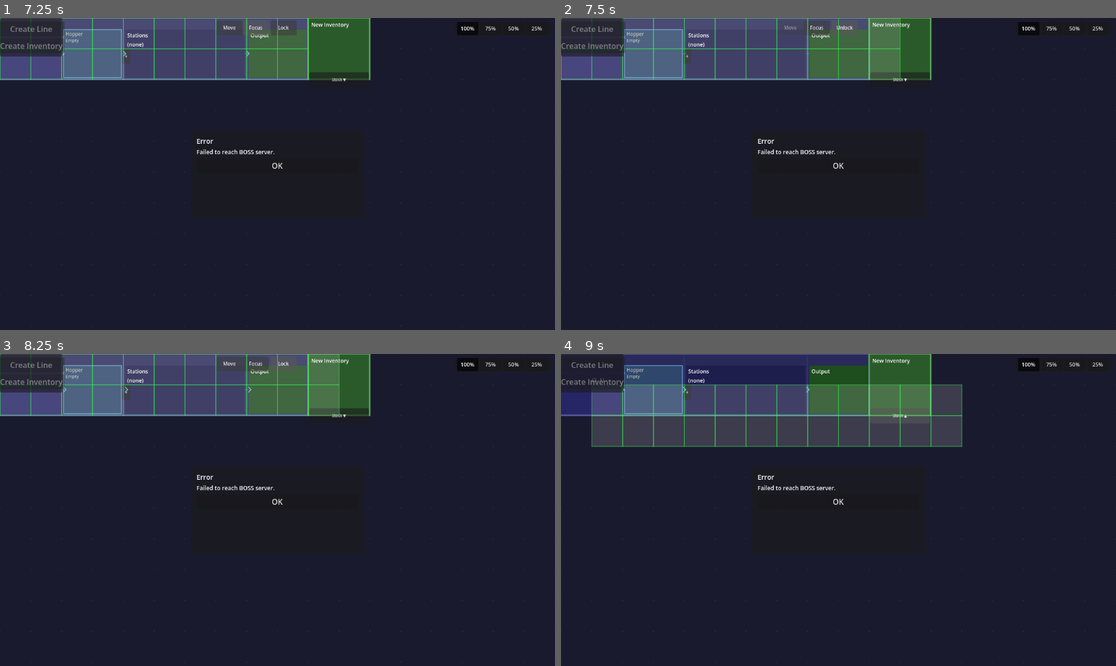
Above: before the commit, frames 1-4 (two rows, left to right).
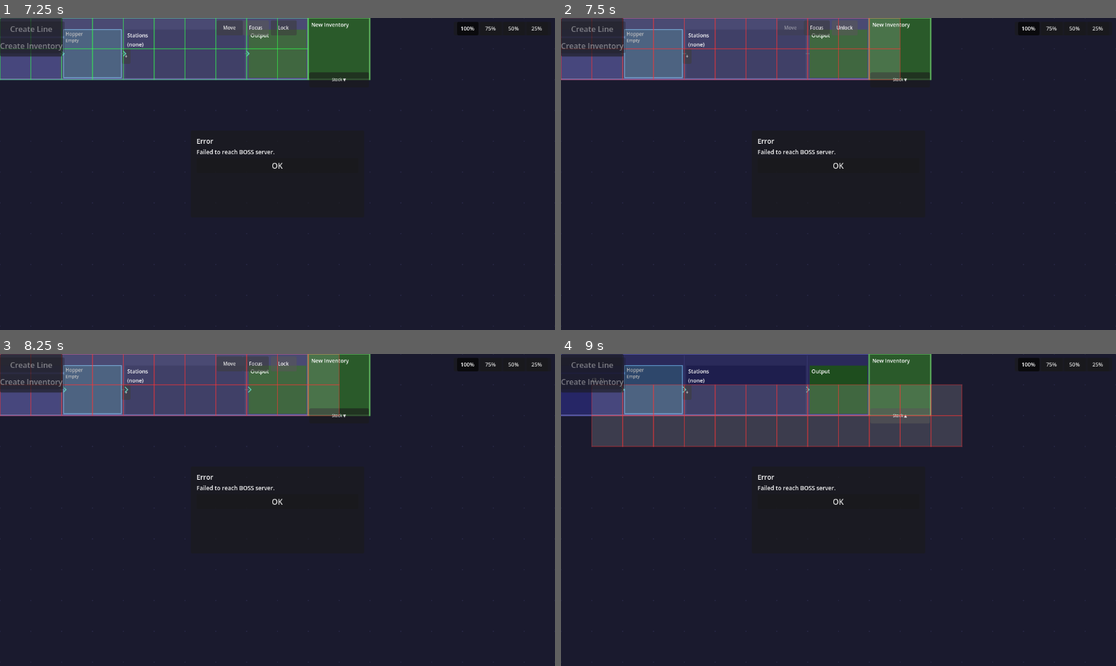
Above: after the commit, the same moments.

Repository: PeqNP/io.bithead.lean
Game: Godot game, scene res://scenes/FactoryFloor/FactoryFloor.tscn
Same seed, same stepped clock (60 frames per second), same inputs: the game is played once before the commit and once after it.
Inputs:
- Up to frame 1 (7.25 s): click "OK" at 0.5 s; click "Create Line" at 1.25 s; click "+" at 2 s; click "OK" at 2.75 s; click "Create Inventory" at 3.5 s; click "+" at 4.25 s; click "Move" at 5 s; click "Focus" at 5.75 s; click "Unfocus" at 6.5 s
- Up to frame 2 (7.5 s): click "Lock" at 7.25 s
- Up to frame 3 (8.25 s): click "Unlock" at 8 s
- Up to frame 4 (9 s): click "Stock ▼" at 8.75 s

Frame 1 is identical in both runs. In frame 2, 1.0% of the frame differs, in the area x 0-62%, y 0-21%; in frame 3, 1.0%; in frame 4, 1.3%, in the area x 5-73%, y 9-30%.

Commit message:
- wip: Draw lines as elbows so that they are always visible.

Diff:
--- a/godot/scenes/FactoryFloor/FactoryFloor.gd
+++ b/godot/scenes/FactoryFloor/FactoryFloor.gd
@@ -517,7 +517,7 @@
 			if inv_raw != null:
 				var inv_node = inv_nodes.get(int(inv_raw))
 				if inv_node != null:
-					Conveyor.draw_animated(
+					Conveyor.draw_routed(
 						inv_node.get_center_right_world(),
 						line_node.get_station_input_world(i),
 						_belt_layer,
@@ -530,14 +530,14 @@
 				var sub_node = line_nodes.get(int(sub_raw))
 				if sub_node != null:
 					# Forward: station top → sub-line first intake.
-					Conveyor.draw_animated(
+					Conveyor.draw_routed(
 						line_node.get_station_top_world(i),
 						sub_node.get_first_intake_world(),
 						_belt_layer,
 						Color(0.65, 0.2, 0.9, 0.9)   # purple
 					)
 					# Return: sub-line output → station top.
-					Conveyor.draw_animated(
+					Conveyor.draw_routed(
 						sub_node.get_output_world(),
 						line_node.get_station_top_world(i),
 						_belt_layer,
--- a/godot/scenes/common/DragOverlay.gd
+++ b/godot/scenes/common/DragOverlay.gd
@@ -19,6 +19,7 @@
 var _tile_h: int = 0
 var _exclude_id: int = 0   # id of entity being moved (treated as available)
 var _drag_offset: Vector2 = Vector2.ZERO   # mouse-to-entity-top-left offset at drag start
+var _original_tile: Vector2i = Vector2i.ZERO  # entity's tile position when Move was pressed
 var _snap_tile: Vector2i = Vector2i.ZERO
 var _valid: bool = false
 
@@ -46,6 +47,7 @@
 	# Clamp offset so it stays within entity bounds.
 	_drag_offset.x = clamp(_drag_offset.x, 0.0, tile_w * TILE_SIZE - 1.0)
 	_drag_offset.y = clamp(_drag_offset.y, 0.0, tile_h * TILE_SIZE - 1.0)
+	_original_tile = Vector2i(int(entity_pos.x) / TILE_SIZE, int(entity_pos.y) / TILE_SIZE)
 	show()
 	set_process(true)
 
@@ -68,13 +70,17 @@
 	_snap_tile.x = max(0, _snap_tile.x)
 	_snap_tile.y = max(0, _snap_tile.y)
 
-	# Temporarily free dragged entity to check availability at new tile, then re-occupy.
-	# This keeps grid state consistent: entity always occupies exactly one position.
+	# Temporarily free dragged entity to check availability at new tile.
+	# If valid: re-occupy at the preview tile so other entities' availability
+	# checks remain correct next frame.
+	# If invalid: re-occupy at the original tile so we never overwrite another
+	# entity's grid entries (GridManager.occupy silently overwrites).
 	_grid.free_entity(_exclude_id)
 	_valid = _grid.is_available(_snap_tile.x, _snap_tile.y, _tile_w, _tile_h)
-	# Re-occupy at the preview tile (not the entity's real position — that is updated
-	# only on confirm). This means `is_available` results for other entities are correct.
-	_grid.occupy(_snap_tile.x, _snap_tile.y, _tile_w, _tile_h, _exclude_id)
+	if _valid:
+		_grid.occupy(_snap_tile.x, _snap_tile.y, _tile_w, _tile_h, _exclude_id)
+	else:
+		_grid.occupy(_original_tile.x, _original_tile.y, _tile_w, _tile_h, _exclude_id)
 
 	_pos_label.text = "(%d, %d)" % [_snap_tile.x, _snap_tile.y]
 	_pos_label.position = Vector2(_snap_tile.x * TILE_SIZE,
--- a/godot/scripts/Conveyor.gd
+++ b/godot/scripts/Conveyor.gd
@@ -2,12 +2,14 @@
 
 ## Draws conveyor belts between two local-space points.
 ##
-## Layer 1: draw_static — plain Line2D stub.
-## Layer 4: draw_animated — returns a ChevronBelt Node2D that animates.
+## Layer 1: draw_static  — plain Line2D stub.
+## Layer 4: draw_animated — straight ChevronBelt (two waypoints).
+##           draw_routed   — L-shaped ChevronBelt (three waypoints, horizontal-first).
 ##
 ## Usage:
 ##   Conveyor.draw_static(from, to, parent_node)
-##   Conveyor.draw_animated(from, to, parent_node, color)  # returns ChevronBelt
+##   Conveyor.draw_animated(from, to, parent_node, color)   # straight
+##   Conveyor.draw_routed(from, to, parent_node, color)     # L-shaped, always axis-aligned
 
 class_name Conveyor
 
@@ -27,11 +29,30 @@
 
 
 ## Draw an animated chevron belt from `from` to `to` as a child of `parent`.
+## Draws a straight two-point belt. For cross-entity belts use draw_routed.
 ## Returns the ChevronBelt node.
 static func draw_animated(from: Vector2, to: Vector2, parent: Node2D,
 		color: Color = BELT_COLOR) -> Node2D:
 	var belt := ChevronBelt.new()
-	belt.setup(from, to, color)
+	belt.setup([from, to], color)
+	parent.add_child(belt)
+	return belt
+
+
+## Draw an L-shaped routed belt: horizontal to target x, then vertical to target y.
+## Keeps belts axis-aligned so they never cut diagonally through other entities.
+## Falls back to straight if already axis-aligned in either axis.
+static func draw_routed(from: Vector2, to: Vector2, parent: Node2D,
+		color: Color = BELT_COLOR) -> Node2D:
+	var waypoints: Array[Vector2]
+	if absf(from.x - to.x) < 1.0 or absf(from.y - to.y) < 1.0:
+		# Already axis-aligned — straight segment.
+		waypoints = [from, to]
+	else:
+		# Horizontal first, then vertical.
+		waypoints = [from, Vector2(to.x, from.y), to]
+	var belt := ChevronBelt.new()
+	belt.setup(waypoints, color)
 	parent.add_child(belt)
 	return belt
 
@@ -41,25 +62,19 @@
 # ---------------------------------------------------------------------------
 
 class ChevronBelt extends Node2D:
-	const ANIM_SPEED    := 40.0   # px/s — how fast chevrons scroll
+	const ANIM_SPEED    := 40.0   # px/s
 	const CHEVRON_STEP  := 18.0   # px between chevron origins
 	const CHEVRON_SIZE  :=  6.0   # half-height of the > shape
 	const LINE_W        :=  2.0
 
-	var _from: Vector2 = Vector2.ZERO
-	var _to:   Vector2 = Vector2.ZERO
-	var _color: Color  = Color(0.3, 0.8, 0.7, 0.8)
+	var _waypoints: Array[Vector2] = []
+	var _color: Color = Color(0.3, 0.8, 0.7, 0.8)
 	var _offset: float = 0.0
-	var _length: float = 0.0
-	var _angle: float  = 0.0
 
 
-	func setup(from: Vector2, to: Vector2, color: Color) -> void:
-		_from   = from
-		_to     = to
-		_color  = color
-		_length = from.distance_to(to)
-		_angle  = from.angle_to_point(to)
+	func setup(waypoints: Array[Vector2], color: Color) -> void:
+		_waypoints = waypoints
+		_color = color
 
 
 	func _process(delta: float) -> void:
@@ -68,10 +83,10 @@
 			queue_redraw()
 
 
-	## Return true when any part of the belt falls within the camera viewport.
+	## Return true when any part of the belt's AABB is inside the camera viewport.
 	func _is_in_viewport() -> bool:
 		var vp := get_viewport()
-		if vp == null:
+		if vp == null or _waypoints.is_empty():
 			return true
 		var cam_xform: Transform2D = vp.get_canvas_transform()
 		var inv := cam_xform.affine_inverse()
@@ -79,30 +94,44 @@
 		var world_tl := inv * vp_rect.position
 		var world_br := inv * vp_rect.end
 		var world_rect := Rect2(world_tl.min(world_br), (world_br - world_tl).abs())
-		# Belt AABB in global (world) space.
-		var gfrom := to_global(_from)
-		var gto   := to_global(_to)
-		var pad   := CHEVRON_SIZE + 2.0
-		var belt_rect := Rect2(
-			gfrom.min(gto) - Vector2(pad, pad),
-			(gto - gfrom).abs() + Vector2(pad * 2.0, pad * 2.0)
-		)
+		# Compute AABB over all waypoints in world space.
+		var gmin := to_global(_waypoints[0])
+		var gmax := gmin
+		for pt in _waypoints:
+			var gpt := to_global(pt)
+			gmin = gmin.min(gpt)
+			gmax = gmax.max(gpt)
+		var pad := CHEVRON_SIZE + 2.0
+		var belt_rect := Rect2(gmin - Vector2(pad, pad), gmax - gmin + Vector2(pad * 2.0, pad * 2.0))
 		return world_rect.intersects(belt_rect)
 
 
 	func _draw() -> void:
-		# Track line
-		draw_line(_from, _to, _color * Color(1, 1, 1, 0.3), LINE_W)
-
-		# Chevrons along the path
-		var dir    := (_to - _from).normalized()
-		var perp   := Vector2(-dir.y, dir.x)
-		var t      := _offset
-		while t < _length:
-			var origin := _from + dir * t
-			var tip    := origin + dir * CHEVRON_SIZE
-			var top    := origin - perp * CHEVRON_SIZE
-			var bot    := origin + perp * CHEVRON_SIZE
-			draw_line(top, tip, _color, LINE_W)
-			draw_line(tip, bot, _color, LINE_W)
-			t += CHEVRON_STEP
+		if _waypoints.size() < 2:
+			return
+		# Chevrons animate continuously across all segments.
+		# `accumulated` tracks total path distance so far, used to phase-shift
+		# each segment's chevron start so they flow seamlessly around bends.
+		var accumulated: float = 0.0
+		for i in range(_waypoints.size() - 1):
+			var seg_from := _waypoints[i]
+			var seg_to   := _waypoints[i + 1]
+			var seg_len  := seg_from.distance_to(seg_to)
+			if seg_len < 0.1:
+				accumulated += seg_len
+				continue
+			var dir  := (seg_to - seg_from).normalized()
+			var perp := Vector2(-dir.y, dir.x)
+			# Track line.
+			draw_line(seg_from, seg_to, _color * Color(1, 1, 1, 0.3), LINE_W)
+			# Start chevrons at the phase-shifted offset for this segment.
+			var t := fmod(accumulated + _offset, CHEVRON_STEP)
+			while t < seg_len:
+				var origin := seg_from + dir * t
+				var tip    := origin + dir * CHEVRON_SIZE
+				var top    := origin - perp * CHEVRON_SIZE
+				var bot    := origin + perp * CHEVRON_SIZE
+				draw_line(top, tip, _color, LINE_W)
+				draw_line(tip, bot, _color, LINE_W)
+				t += CHEVRON_STEP
+			accumulated += seg_len
